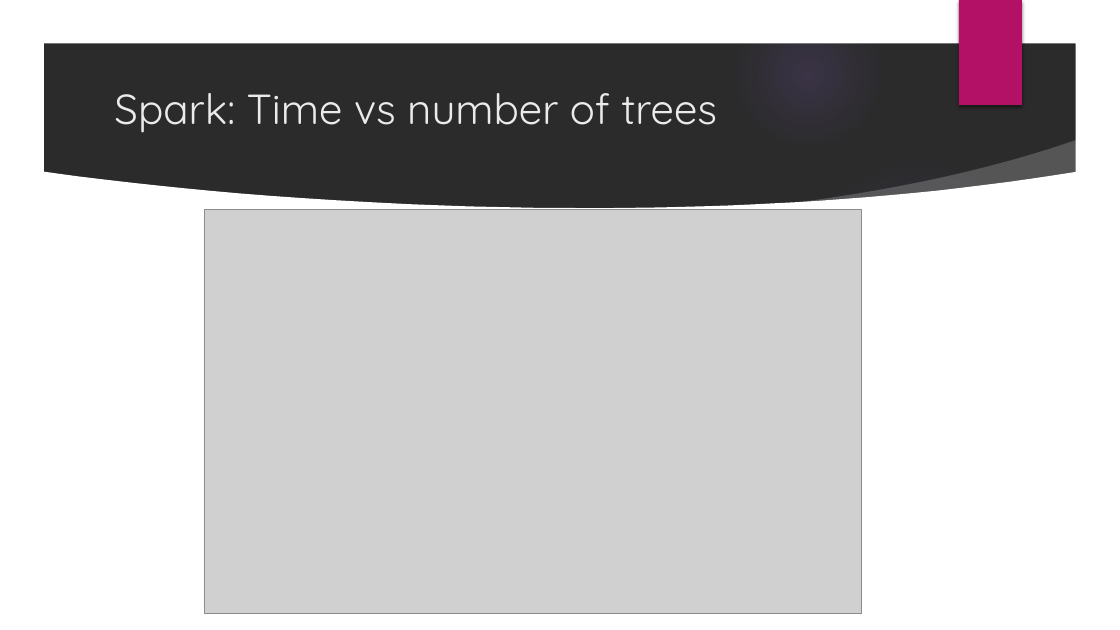
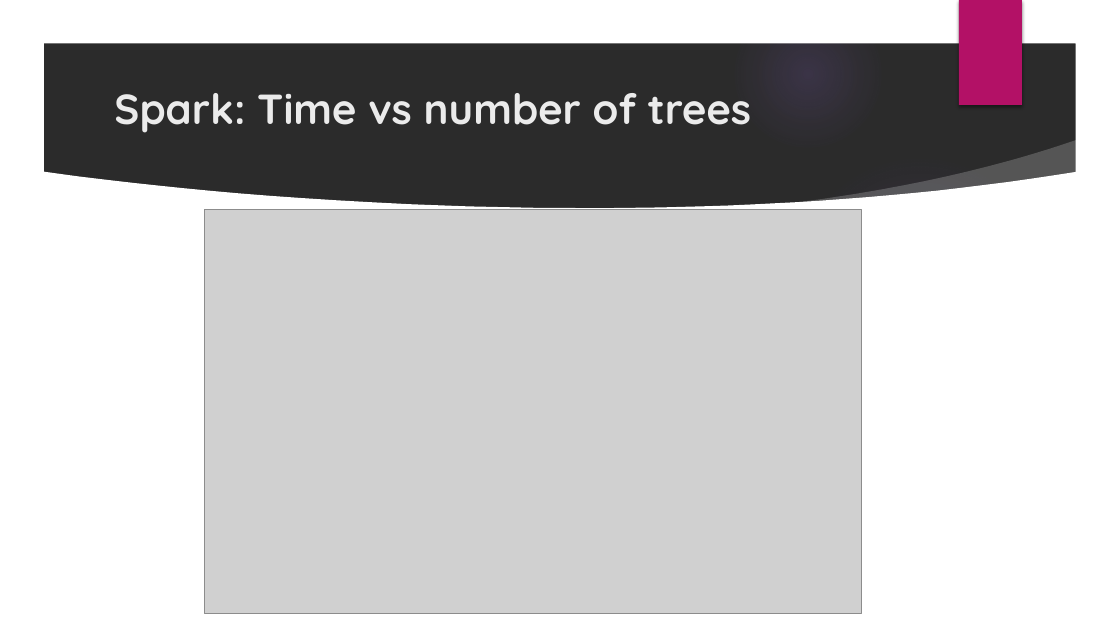
Before and after one commit to DSC-SPIDAL/E599-high-performance-big-data, a slide deck: slide 8 of spring-2019/3/report/skandag_sumish_DRM_PPT.pptx. Drawn at 1120x630 pixels with LibreOffice and Linux fonts; fonts in the diff are those of the drawing; grey boxes stand for pictures; background and template pictures are left out; a plain dark background stands for a picture behind light text. Boxes give left, top, right and bottom in pixels: in the first picture for what was removed or moved away, otherwise in the second. Text is boxed around its words. In the diff, an @@ line names an element or a change of style, - is before the commit and + after.

```diff
--- a/spring-2019/3/report/skandag_sumish_DRM_PPT.pptx
+++ b/spring-2019/3/report/skandag_sumish_DRM_PPT.pptx
@@ title "Spark: Time vs number of ..." at [114,93,751,133]: bold on @@
```
Also in this commit, not shown: 5 other slides changed, 2 other files.
